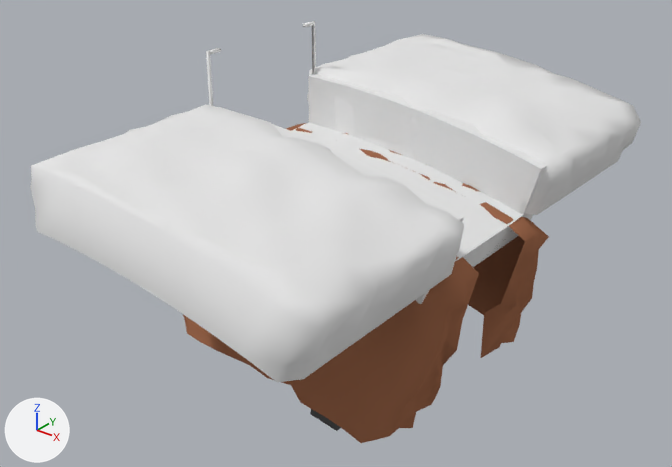
Two versions of the Blender file Blender Files/Roads.blend, one commit apart.
Rendered twice from a camera (50 mm lens) standing at (11.73, -12.54, 6.28) and looking at (1.95, -0.31, -1.3). Lighting does not change. The marker at lower left points along +X, +Y and +Z.

Objects in the first picture: 'CliffLeft', 'CliffRight', 'MountainLeft', 'MountainRight', 'PianoLeft', 'Road', 'Road Collider', 'Road Mask', 'TerrainLeft'.
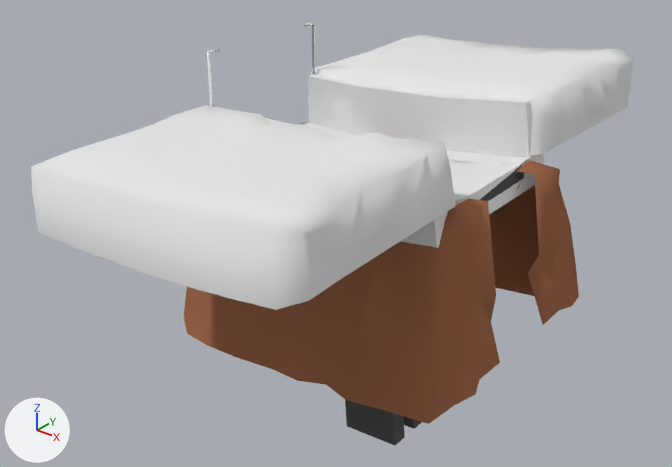
ob_cube__slope is not drawn itself; it is used by a modifier of ob_watercanalright, ob_watercanalleft, ob_treewallright, ob_treewallleft, ob_terrainright, ob_terrainleft, ob_road_mask, ob_road_collider.

Diff of the bpy script that builds the scene:
```diff
--- a/Blender Files/Roads.blend.py
+++ b/Blender Files/Roads.blend.py
@@ ob_cube__slope @@
 ob_cube__slope.location = (0.0, 0.0, 0.0)
-ob_cube__slope.rotation_euler = (-1.571, 0.0, 0.0)  # degrees (-90, 0, 0)
+ob_cube__slope.rotation_euler = (1.571, 0.0, 0.0)  # degrees (90, 0, 0)
 ob_cube__slope.hide_viewport = True
@@ ob_watercanalleft @@
 _m = ob_watercanalleft.modifiers.new('SimpleDeform.001', 'SIMPLE_DEFORM')
 _m.origin = ob_cube__slope
-_m.factor = 0.262
-_m.angle = 0.262
+_m.factor = 0.175
+_m.angle = 0.175
 _m = ob_watercanalleft.modifiers.new('Decimate', 'DECIMATE')
-_m.ratio = 0.5
+_m.ratio = 0.25
@@ ob_terrainleft @@
 _m = ob_terrainleft.modifiers.new('SimpleDeform.001', 'SIMPLE_DEFORM')
 _m.origin = ob_cube__slope
-_m.factor = 0.262
-_m.angle = 0.262
+_m.factor = 0.175
+_m.angle = 0.175
 _m = ob_terrainleft.modifiers.new('Decimate', 'DECIMATE')
-_m.ratio = 0.5
+_m.ratio = 0.25
@@ ob_road_mask @@
 _m = ob_road_mask.modifiers.new('SimpleDeform.001', 'SIMPLE_DEFORM')
 _m.origin = ob_cube__slope
-_m.factor = 0.262
-_m.angle = 0.262
+_m.factor = 0.175
+_m.angle = 0.175
 _m = ob_road_mask.modifiers.new('Decimate', 'DECIMATE')
-_m.ratio = 0.5
+_m.ratio = 0.25
@@ ob_road_collider @@
 _m = ob_road_collider.modifiers.new('SimpleDeform.001', 'SIMPLE_DEFORM')
 _m.origin = ob_cube__slope
-_m.factor = 0.262
-_m.angle = 0.262
+_m.factor = 0.175
+_m.angle = 0.175
 _m = ob_road_collider.modifiers.new('Decimate', 'DECIMATE')
-_m.ratio = 0.5
+_m.ratio = 0.25
@@ ob_road @@
 _m = ob_road.modifiers.new('SimpleDeform.001', 'SIMPLE_DEFORM')
 _m.origin = ob_cube__slope
-_m.factor = 0.262
-_m.angle = 0.262
+_m.factor = 0.175
+_m.angle = 0.175
 _m = ob_road.modifiers.new('Decimate', 'DECIMATE')
-_m.ratio = 0.5
+_m.ratio = 0.25
@@ ob_pianoleft @@
 _m = ob_pianoleft.modifiers.new('SimpleDeform.001', 'SIMPLE_DEFORM')
 _m.origin = ob_cube__slope
-_m.factor = 0.262
-_m.angle = 0.262
+_m.factor = 0.175
+_m.angle = 0.175
 _m = ob_pianoleft.modifiers.new('Decimate', 'DECIMATE')
-_m.ratio = 0.5
@@ ob_mountainright @@
 _m = ob_mountainright.modifiers.new('SimpleDeform.001', 'SIMPLE_DEFORM')
 _m.origin = ob_cube__slope
-_m.factor = 0.262
-_m.angle = 0.262
+_m.factor = 0.175
+_m.angle = 0.175
 _m.limits = (0.0, 0.869)
 _m = ob_mountainright.modifiers.new('Decimate', 'DECIMATE')
-_m.ratio = 0.5
+_m.ratio = 0.25
@@ ob_mountainleft @@
 _m = ob_mountainleft.modifiers.new('SimpleDeform.001', 'SIMPLE_DEFORM')
 _m.origin = ob_cube__slope
-_m.factor = 0.262
-_m.angle = 0.262
+_m.factor = 0.175
+_m.angle = 0.175
 _m.limits = (0.0, 0.869)
 _m = ob_mountainleft.modifiers.new('Decimate', 'DECIMATE')
-_m.ratio = 0.5
+_m.ratio = 0.25
@@ ob_cliffright @@
 _m = ob_cliffright.modifiers.new('SimpleDeform.001', 'SIMPLE_DEFORM')
 _m.origin = ob_cube__slope
-_m.factor = 0.262
-_m.angle = 0.262
+_m.factor = 0.175
+_m.angle = 0.175
 _m.limits = (0.0, 0.838)
 _m = ob_cliffright.modifiers.new('Decimate', 'DECIMATE')
-_m.ratio = 0.5
+_m.ratio = 0.25
@@ ob_cliffleft @@
 _m = ob_cliffleft.modifiers.new('SimpleDeform.001', 'SIMPLE_DEFORM')
 _m.origin = ob_cube__slope
-_m.factor = 0.262
-_m.angle = 0.262
+_m.factor = 0.175
+_m.angle = 0.175
 _m.limits = (0.0, 0.838)
 _m = ob_cliffleft.modifiers.new('Decimate', 'DECIMATE')
-_m.ratio = 0.5
+_m.ratio = 0.25
```

What differs and where, as boxes [x1, y1, x2, y2] in the pictures (672 x 467 px):
'MountainRight', reshaped, modifiers changed (26% shorter): before [30, 104, 464, 382]; after [31, 105, 456, 310]
'CliffRight', reshaped, modifiers changed: before [183, 256, 479, 443]; after [184, 198, 500, 424]
'MountainLeft', reshaped, modifiers changed (30% shorter): before [307, 34, 641, 215]; after [308, 34, 633, 160]
'Road Collider', reshaped, modifiers changed (24% shorter): before [219, 74, 547, 304]; after [218, 74, 544, 248]
'CliffLeft', reshaped, modifiers changed (6% wider, 14% shorter): before [286, 123, 549, 358]; after [299, 123, 579, 325]
'Road', reshaped, modifiers changed: before [310, 196, 507, 431]; after [345, 164, 524, 446]
'TerrainRight', reshaped: before [64, 244, 463, 366]; after [94, 194, 468, 307]
'PianoRight', reshaped: before [41, 233, 459, 367]; after [82, 198, 464, 310]
'WaterCanalRight', reshaped: before [86, 255, 273, 379]; after [66, 201, 460, 310]
